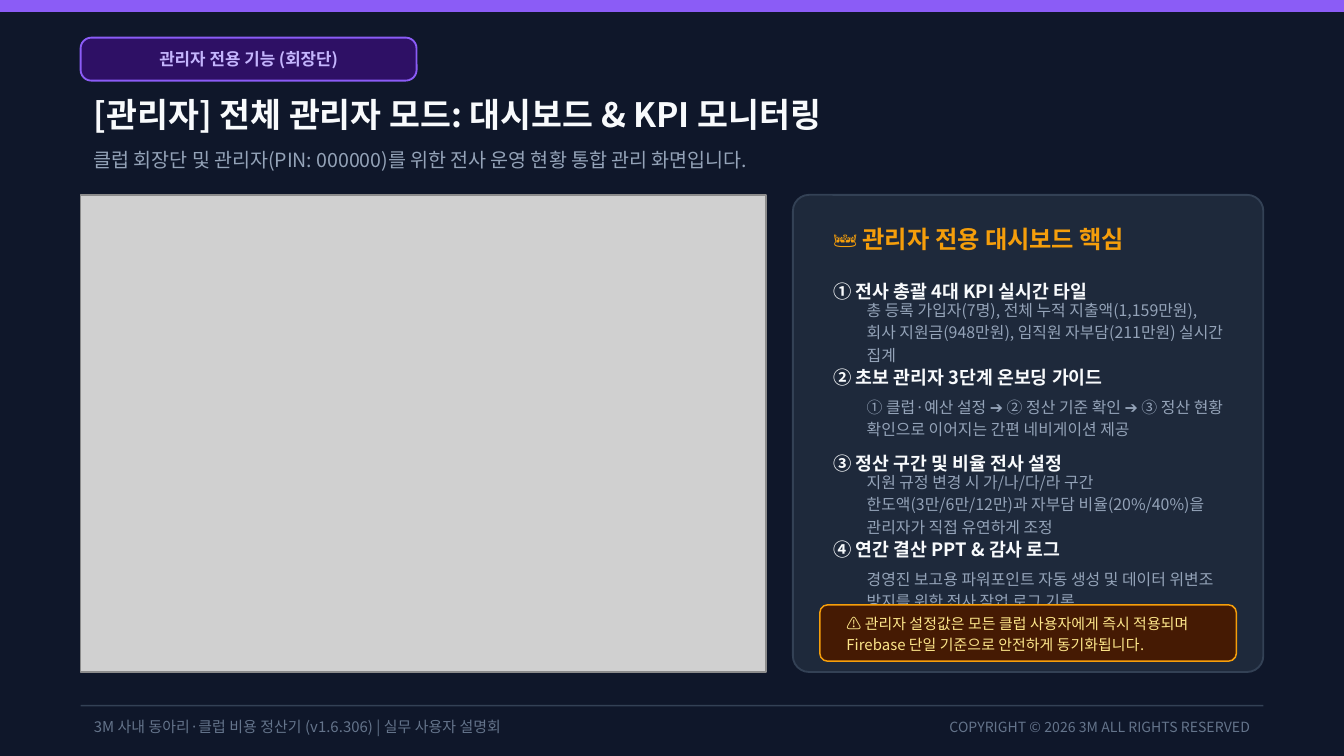
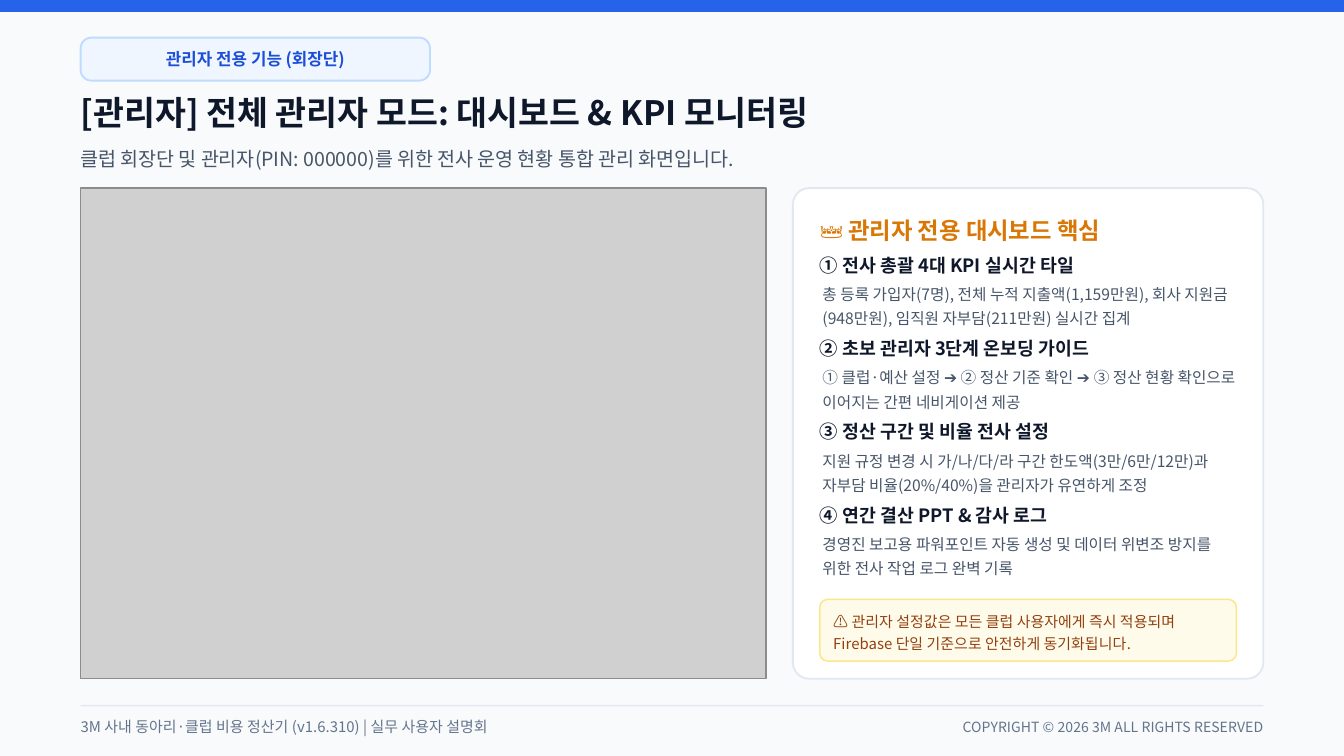
Before and after one commit to gochujangs33-dot/Club-expense, a slide deck: slide 8 of 3M_사내_클럽_비용_정산_시스템_사용_설명회.pptx. Drawn at 1344x756 pixels with LibreOffice and Linux fonts; fonts in the diff are those of the drawing; grey boxes stand for pictures. Boxes give left, top, right and bottom in pixels: in the first picture for what was removed or moved away, otherwise in the second. Text is boxed around its words. In the diff, an @@ line names an element or a change of style, - is before the commit and + after.

Commit message:
v1.6.311: 발표용 설명회 PPT 라이트 테마 전면 개편(줄간격/여백 최적화) 및 결산 보고서 소진율 퍼센트 줄바꿈 방지

```diff
--- a/3M_사내_클럽_비용_정산_시스템_사용_설명회.pptx
+++ b/3M_사내_클럽_비용_정산_시스템_사용_설명회.pptx
@@ rectangle at (0, 0, 1344, 755): fill #0F172A to #F8FAFC; outline #0F172A 1 pt to #F8FAFC 1 pt @@
@@ rectangle at (0, 0, 1344, 11): fill #8B5CF6 to #2563EB; outline #8B5CF6 1 pt to #2563EB 1 pt @@
@@ text "관리자 전용 기능 (회장단)" at (166, 51, 345, 69): text colour #C4B5FD to #1D4ED8 @@
@@ rounded rectangle: place and size @@
-rounded rectangle at (81, 38, 417, 81)
+rounded rectangle at (81, 38, 430, 81)
@@ rounded rectangle at (81, 38, 430, 81): fill #2E1065 to #EFF6FF; outline #8B5CF6 1 pt to #BFDBFE 1 pt @@
@@ text "클럽 회장단 및 관리자(PIN: 000000)를 ..." at (81, 149, 734, 170): text colour #94A3B8 to #475569 @@
@@ picture: place and size @@
-picture at (81, 195, 766, 672)
+picture at (81, 188, 766, 679)
@@ rounded rectangle: place and size @@
-rounded rectangle at (793, 195, 1263, 672)
+rounded rectangle at (793, 188, 1263, 679)
@@ rounded rectangle at (793, 188, 1263, 679): fill #1E293B to #FFFFFF; outline #334155 1 pt to #E2E8F0 1 pt @@
@@ text "👑 관리자 전용 대시보드 핵심": place and size @@
-text "👑 관리자 전용 대시보드 핵심" at (863, 227, 1125, 250)
+text "👑 관리자 전용 대시보드 핵심" at (848, 219, 1100, 241)
@@ text "👑 관리자 전용 대시보드 핵심" at (848, 219, 1100, 241): size 13 to 12.5 pt, text colour #F59E0B to #D97706 @@
@@ text "① 전사 총괄 4대 KPI ...": place and size @@
-text "① 전사 총괄 4대 KPI ..." at (833, 282, 1087, 305)
+text "① 전사 총괄 4대 KPI ..." at (820, 256, 1074, 274)
@@ text "총 등록 가입자(7명), 전체 누적 ...": place and size @@
-text "총 등록 가입자(7명), 전체 누적 ..." at (867, 303, 1223, 362)
+text "총 등록 가입자(7명), 전체 누적 ..." at (822, 287, 1227, 327)
@@ text "총 등록 가입자(7명), 전체 누적 ..." at (822, 287, 1227, 327): size 8.5 to 8.4 pt, text colour #94A3B8 to #475569; line spacing 12pt to 13pt @@
@@ text "② 초보 관리자 3단계 온보딩 ...": place and size @@
-text "② 초보 관리자 3단계 온보딩 ..." at (833, 368, 1103, 386)
+text "② 초보 관리자 3단계 온보딩 ..." at (820, 339, 1090, 357)
@@ text "① 클럽·예산 설정 ➔ ② ..." at (822, 369, 1236, 410): size 8.5 to 8.4 pt, text colour #94A3B8 to #475569; line spacing 12pt to 13pt @@
@@ text "① 클럽·예산 설정 ➔ ② ...": place and size @@
-text "① 클럽·예산 설정 ➔ ② ..." at (867, 399, 1223, 436)
+text "① 클럽·예산 설정 ➔ ② ..." at (822, 369, 1236, 410)
@@ text "③ 정산 구간 및 비율 ...": place and size @@
-text "③ 정산 구간 및 비율 ..." at (833, 454, 1062, 477)
+text "③ 정산 구간 및 비율 ..." at (820, 422, 1049, 440)
@@ text at (822, 454, 1208, 494): text changed; size 8.5 to 8.4 pt; text colour #94A3B8 to #475569 @@
-지원 규정 변경 시 가/나/다/라 구간 한도액(3만/6만/12만)과 자부담 비율(20%/40%)을 관리자가 직접 유연하게 조정
+지원 규정 변경 시 가/나/다/라 구간 한도액(3만/6만/12만)과 자부담 비율(20%/40%)을 관리자가 유연하게 조정
@@ text colour #F8FAFC to #0F172A in 5 elements at (81, 96, 809, 131), (820, 256, 1074, 274), (820, 339, 1090, 357), (820, 422, 1049, 440), (820, 506, 1048, 524) @@
@@ text "④ 연간 결산 PPT & ...": place and size @@
-text "④ 연간 결산 PPT & ..." at (833, 540, 1061, 558)
+text "④ 연간 결산 PPT & ..." at (820, 506, 1048, 524)
@@ text at (822, 537, 1211, 575): text changed; size 8.5 to 8.4 pt; text colour #94A3B8 to #475569 @@
-경영진 보고용 파워포인트 자동 생성 및 데이터 위변조 방지를 위한 전사 작업 로그 기록
+경영진 보고용 파워포인트 자동 생성 및 데이터 위변조 방지를 위한 전사 작업 로그 완벽 기록
@@ rounded rectangle: place and size @@
-rounded rectangle at (820, 605, 1236, 661)
+rounded rectangle at (820, 599, 1236, 661)
@@ rounded rectangle at (820, 599, 1236, 661): fill #451A03 to #FFFBEB; outline #F59E0B 0.8 pt to #FDE68A 0.8 pt; proportions changed @@
@@ text "⚠️ 관리자 설정값은 모든 클럽 ..." at (833, 614, 1175, 650): text colour #FDE68A to #92400E; line spacing 11pt to 12pt @@
@@ text at (81, 719, 487, 735): text changed @@
-3M 사내 동아리·클럽 비용 정산기 (v1.6.306) | 실무 사용자 설명회
+3M 사내 동아리·클럽 비용 정산기 (v1.6.310) | 실무 사용자 설명회
@@ line (81, 706) - (1263, 706): stroke #334155 0.8 pt to #E2E8F0 0.8 pt @@
@@ text "COPYRIGHT © 2026 3M ALL ...": place and size @@
-text "COPYRIGHT © 2026 3M ALL ..." at (949, 722, 1250, 732)
+text "COPYRIGHT © 2026 3M ALL ..." at (963, 721, 1263, 732)
```
Also in this commit, not shown: 11 other slides changed, 17 other files.
